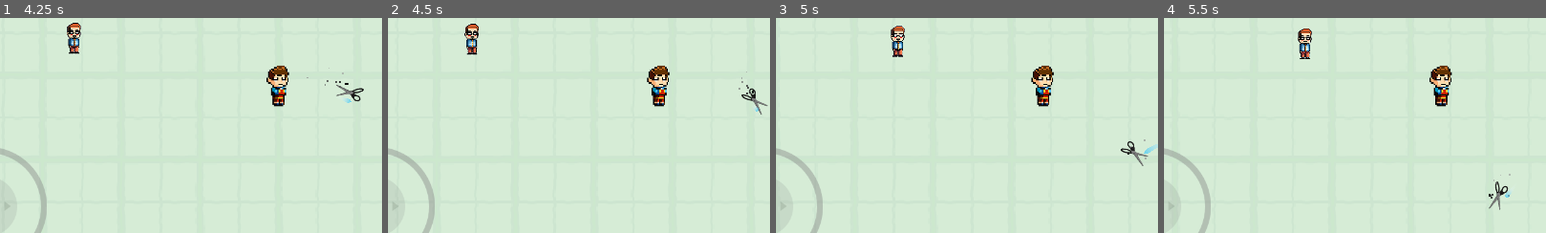
Above: before the commit, frames 1-4 (left to right).
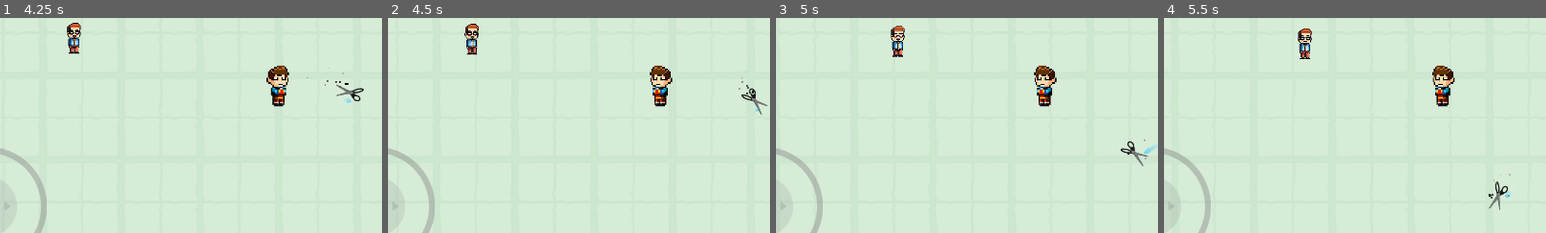
Above: after the commit, the same moments.

Repository: kickflip-games/papercut
Game: Godot game, scene res://scenes/game_flow/gameplay/game.tscn
Two runs of this game, one before a commit and one after it. Both use one fixed random seed, a clock stepped at 60 frames per second and the inputs below.
Inputs (mouse positions are % of the whole screen's width and height, from its top left):
- Up to frame 1 (4.25 s): click "Scissor" at 0.5 s; tap Enter (ui_accept) at 1.25, 1.52 s; move the mouse to (72, 45) at 1.27 s; hold Right (ui_right) 1.28-2 s; hold U (LevelUp) 1.28-2 s; click (72, 45) at 1.42 s; drag from (30, 55) to (52, 50) at 2.02 s; move the mouse to (60, 28) at 2.77 s; hold Right (ui_right) 2.78-3.5 s; hold Space (shoot) 2.78-3.5 s; drag from (45, 70) to (52, 50) at 3.52 s
- Up to frame 2 (4.5 s): move the mouse to (80, 65) at 4.27 s; hold Left (ui_left) from 4.28 s (still down); hold Shift from 4.28 s (still down)
- Up to frame 3 (5 s): keep holding Left (ui_left); keep holding Shift; tap Enter (ui_accept) at 4.52 s
- Up to frame 4 (5.5 s): release Left (ui_left) at 5 s; release Shift at 5 s; drag from (20, 35) to (48, 50) at 5.02 s
The pictures show only the part of the screen within x 13-63%, y 34-84%; the shares and areas given below are measured in that part.

Frame 1 is identical in both runs. In frame 2, 0.6% of the frame differs, in the area x 67-75%, y 22-42%; in frame 3, 0.7%; in frame 4, 0.7%, in the area x 69-77%, y 22-42%.

Commit message:
sprite movement improved barely

Diff:
--- a/scenes/units/player/Player.gd
+++ b/scenes/units/player/Player.gd
@@ -6,6 +6,8 @@
 var speed:float = 150
 var walk_speed:float = 100
 var auto_aim:bool = true
+
+var sprite
 
 @onready var health_manager:Health = $Health
 @onready var detection_area:DetectionArea = $DetectionArea
@@ -19,6 +21,8 @@
 	health_manager.Die.connect(_on_death)
 	take_damage_box.take_damage.connect(_on_take_damage)
 
+	sprite = $Sprite
+
 
 func get_inputs():
 	var input_mouse = Input.get_vector("ui_left", "ui_right", "ui_up", "ui_down").normalized()
@@ -26,6 +30,7 @@
 
 	if input_mouse.length() > 0:
 		return input_mouse
+
 	return input_keyboard
 
 
@@ -34,6 +39,13 @@
 #	if Input.is_action_pressed("shoot"):
 #		_current_speed = walk_speed
 	velocity = get_inputs() * _current_speed
+
+	if Input.is_action_pressed("ui_left"):
+		sprite.texture = load("res://assets/bla_assets/protagonist_left.png")
+
+	if Input.is_action_pressed("ui_right"):
+		sprite.texture = load("res://assets/bla_assets/protagonist.png")
+
 	if is_alive:
 		move_and_slide()
 
Binary file added: assets/bla_assets/protagonist_left.png
Not shown, added: assets/bla_assets/protagonist_left.png.import
